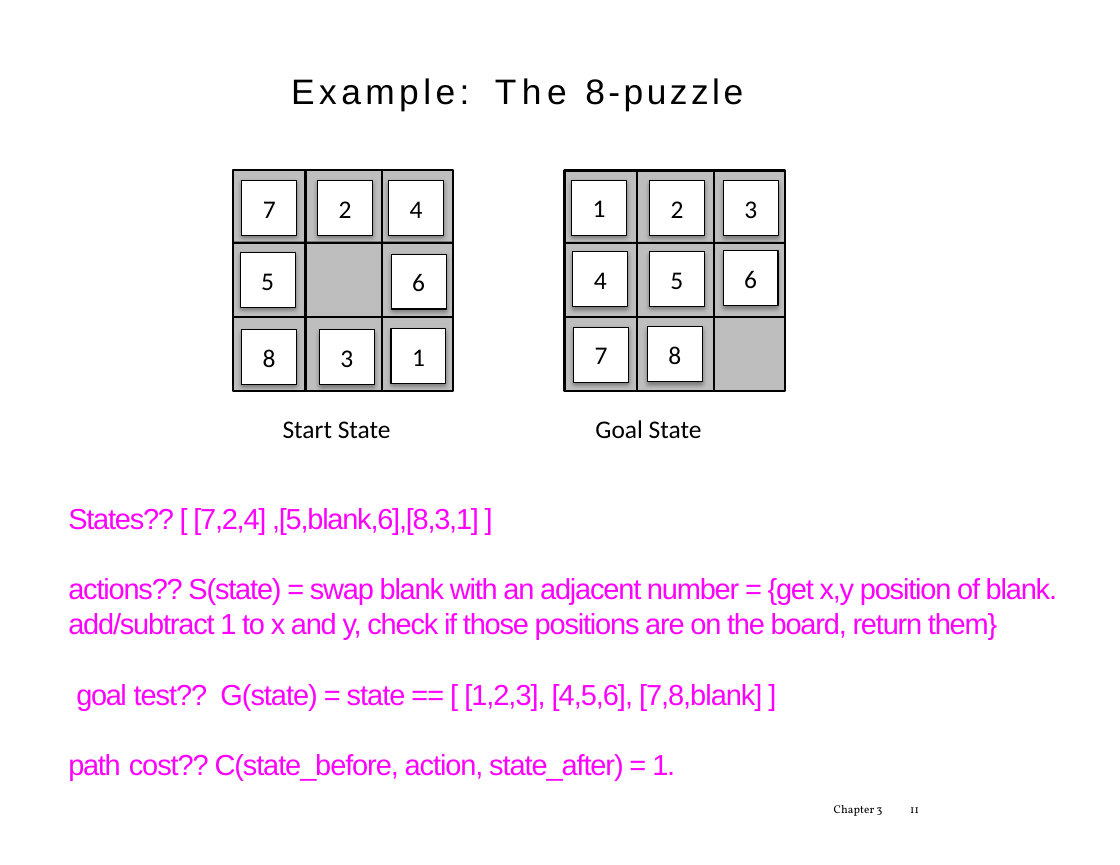
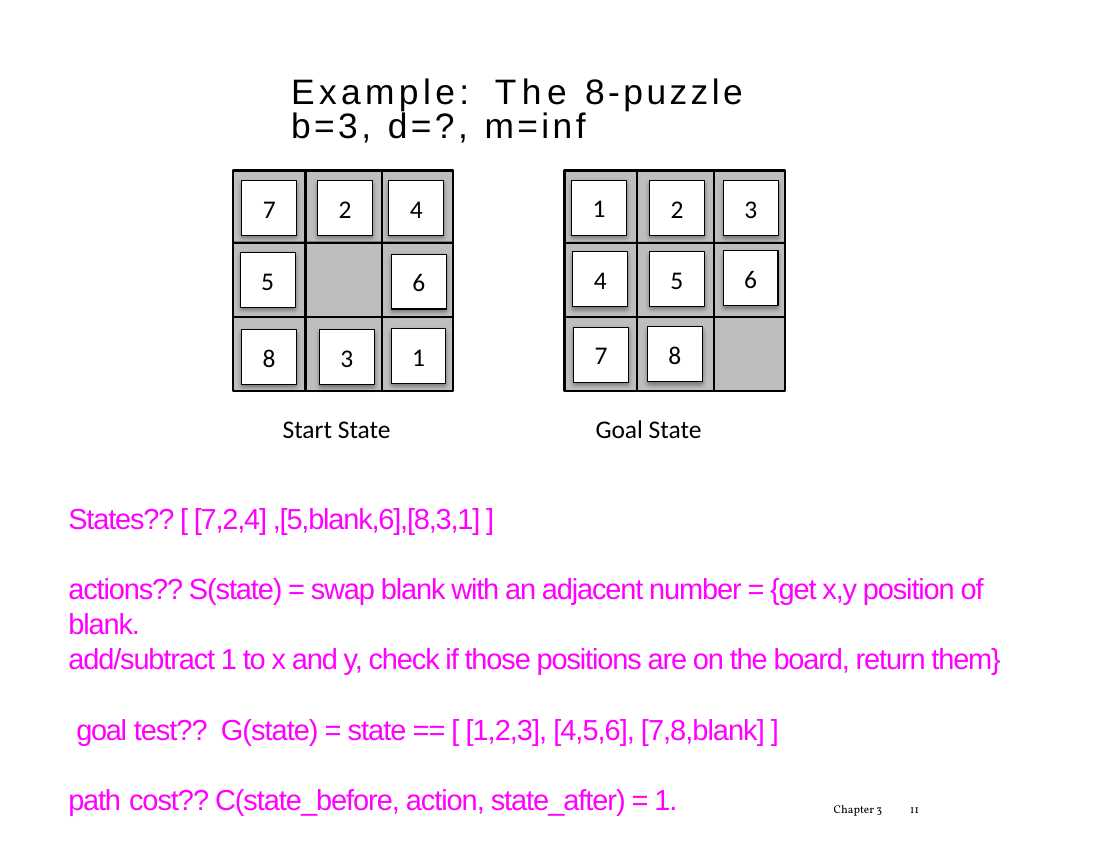
Before and after one commit to tdhock/cs470-570-spring-2023, a slide deck: slide 11 of slides/chapter3.1.pptx. Drawn at 1120x865 pixels with LibreOffice and Linux fonts; fonts in the diff are those of the drawing. Boxes give left, top, right and bottom in pixels: in the first picture for what was removed or moved away, otherwise in the second. Text is boxed around its words. In the diff, an @@ line names an element or a change of style, - is before the commit and + after.

```diff
--- a/slides/chapter3.1.pptx
+++ b/slides/chapter3.1.pptx
@@ text in rectangle at [291, 110, 586, 143]: paragraph added @@
+b=3, d=?, m=inf
@@ text at [68, 578, 1000, 745]: letter spacing -0.9 to -0.8 pt in "actions?? S(state) = swap blank with an ...", "add/subtract 1 to x and y, check ..."; letter spacing -0.8 to -0.7 pt in "test?? G(state) = state == [ [1,2,3], ..." @@
```
Also in this commit, not shown: 24 other slides changed, 7 other files.
